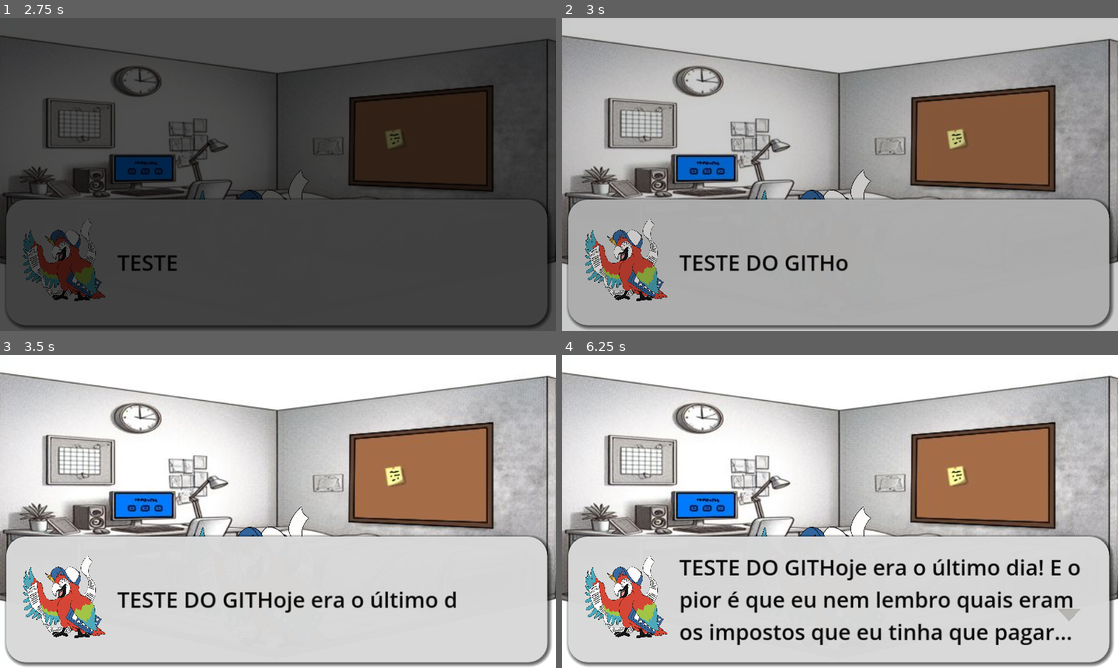
Above: before the commit, frames 1-4 (two rows, left to right).
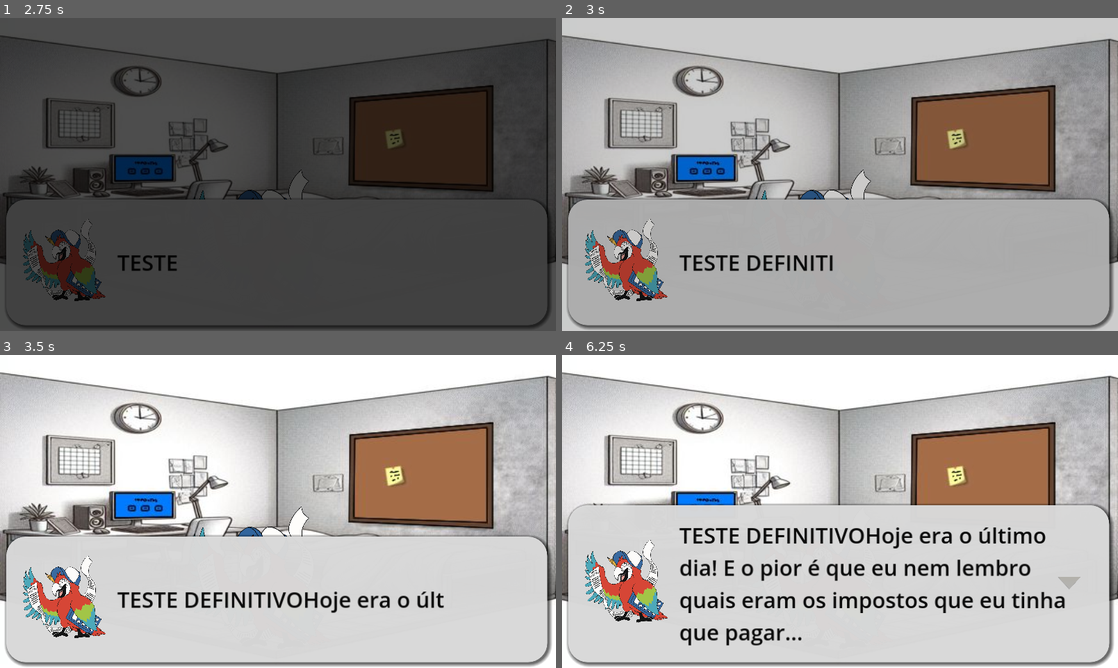
Above: after the commit, the same moments.

Repository: JhonyC13/guess-the-word-godot
Game: Godot game, scene res://scenes/cenario_quarto.tscn
Same seed, same stepped clock (60 frames per second), same inputs: the game is played once before the commit and once after it.
Inputs (mouse positions are in pixels of both pictures, inside the frame that each line leads up to):
- Up to frame 1 (2.75 s): tap Enter at 0.5 s; move the mouse to (400, 158) at 0.52 s; press the mouse at (400, 158) at 0.53 s; move the mouse to (166, 190) at 1.27 s; release the mouse at (166, 190) at 1.28 s; click (166, 190) at 1.35 s; click "Voltar" at 2 s
- Up to frame 2 (3 s): move the mouse to (895, 105) at 2.77 s; press the mouse at (895, 105) at 2.78 s
- Up to frame 3 (3.5 s): no input
- Up to frame 4 (6.25 s): move the mouse to (812, 574) at 3.52 s; release the mouse at (812, 574) at 3.53 s; click (812, 574) at 3.6 s; move the mouse to (1006, 558) at 4.27 s; press the mouse at (1006, 558) at 4.28 s; move the mouse to (673, 464) at 5.02 s; release the mouse at (673, 464) at 5.03 s; click (673, 464) at 5.1 s; move the mouse to (867, 511) at 5.77 s; press the mouse at (867, 511) at 5.78 s

Frame 1 is identical in both runs. In frame 2, 0.4% of the frame differs, in the area x 36-52%, y 75-81%; in frame 3, 1.4%; in frame 4, 18%, in the area x 0-100%, y 47-93%.

Commit message:
teste commit godot

Diff:
--- a/dialogues/arara_dialogue.json
+++ b/dialogues/arara_dialogue.json
@@ -2,7 +2,7 @@
 	{
 		"title": "Start",
 		"tags": "",
-		"body": "<<gd.change_portrait(0)>>\nTESTE DO GITHoje era o último dia! E o pior é que eu …(280 unchanged characters)…
+		"body": "<<gd.change_portrait(0)>>\nTESTE DEFINITIVOHoje era o último dia! E o pior é que eu …(280 unchanged characters)…
 		"position": {
 			"x": 788,
 			"y": 62
--- a/scripts/fases.gd
+++ b/scripts/fases.gd
@@ -27,7 +27,7 @@
 
 func _on_fase_1_pressed():
 	Global.fase_atual = 1
-	Global.palavra_fase = ["T", "E", "S", "T", "E"]
+	Global.palavra_fase = ["R", "E", "N", "D", "A"]
 	Global.bg_pattern = preload("res://assets/BG_pattern.png")
 	TransitionManager.goto_scene("main", "closing")
 
